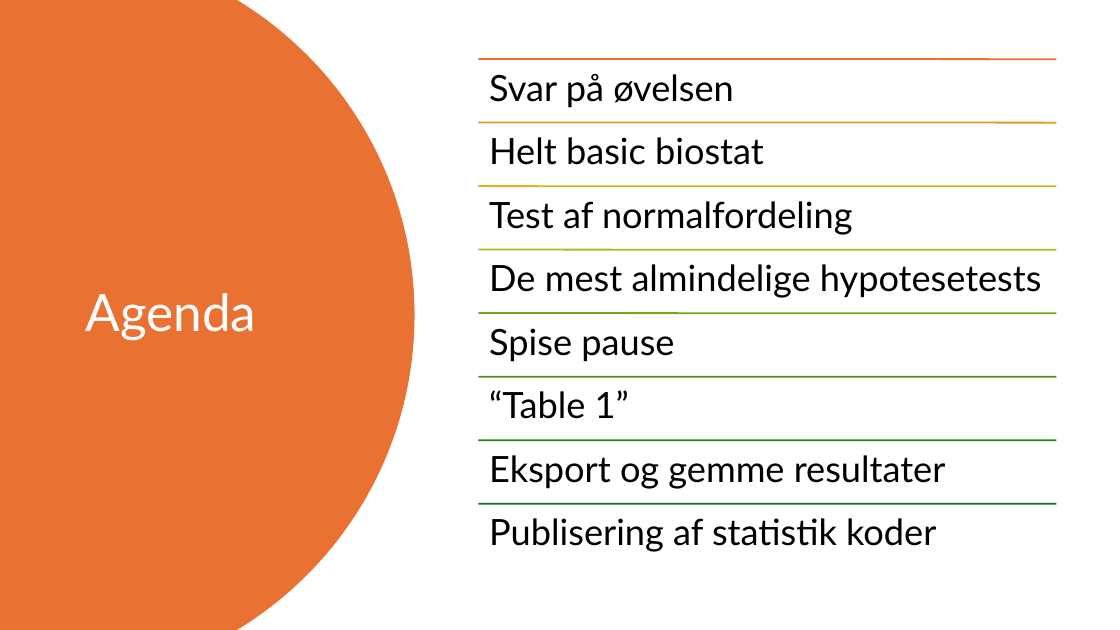
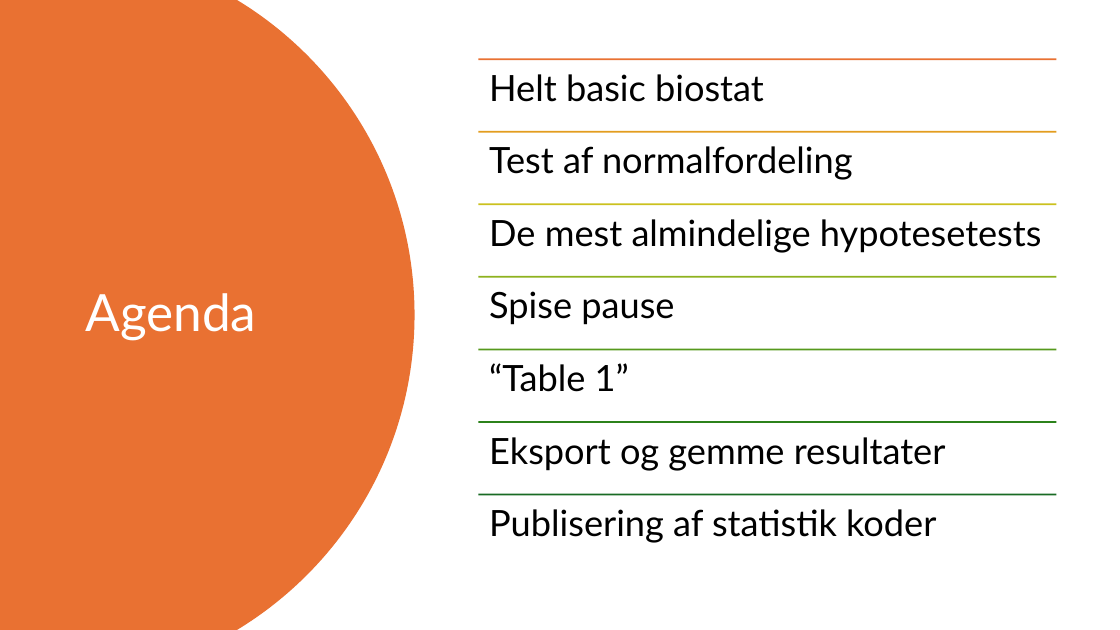
Before and after one commit to philsperling/basicR, a slide deck: slide 3 of Basic R - day 2.pptx (slide 2 before the commit). Drawn at 1120x630 pixels with LibreOffice and Linux fonts; fonts in the diff are those of the drawing. Boxes give left, top, right and bottom in pixels: in the first picture for what was removed or moved away, otherwise in the second. Text is boxed around its words. In the diff, an @@ line names an element or a change of style, - is before the commit and + after.

Commit message:
updated day 2 lecture

```diff
--- a/Basic R - day 2.pptx
+++ b/Basic R - day 2.pptx
@@ text "Helt basic biostat" moved from (x1=489, y1=137, x2=764, y2=165) to (x1=489, y1=74, x2=764, y2=102) @@
@@ text removed at (x1=489, y1=74, x2=734, y2=107) @@
-Svar på øvelsen
@@ text "Test af normalfordeling" moved from (x1=489, y1=201, x2=853, y2=234) to (x1=489, y1=146, x2=853, y2=180) @@
@@ line moved from (479, 123) - (1057, 123) to (479, 132) - (1057, 132) @@
@@ line (479, 132) - (1057, 132): stroke #E49622 1.5 pt to #E39D1F 1.5 pt @@
@@ text "De mest almindelige hypotesetests" moved from (x1=489, y1=264, x2=1042, y2=298) to (x1=489, y1=219, x2=1042, y2=253) @@
@@ line moved from (479, 187) - (1057, 187) to (479, 204) - (1057, 204) @@
@@ line (479, 204) - (1057, 204): stroke #D2B81E 1.5 pt to #CBC11E 1.5 pt @@
@@ text "Spise pause" moved from (x1=489, y1=328, x2=674, y2=362) to (x1=489, y1=291, x2=674, y2=325) @@
@@ line moved from (479, 250) - (1057, 250) to (479, 277) - (1057, 277) @@
@@ line (479, 277) - (1057, 277): stroke #ABBC1E 1.5 pt to #8EB21E 1.5 pt @@
@@ line removed from (479, 313) to (1057, 313) @@
@@ text "“Table 1”" moved from (x1=489, y1=390, x2=629, y2=419) to (x1=489, y1=363, x2=629, y2=392) @@
@@ line moved from (479, 376) - (1057, 376) to (479, 350) - (1057, 350) @@
@@ line (479, 350) - (1057, 350): stroke #49931D 1.5 pt to #56991D 1.5 pt @@
@@ text "Eksport og gemme resultater" moved from (x1=489, y1=455, x2=946, y2=489) to (x1=489, y1=437, x2=946, y2=470) @@
@@ line moved from (479, 440) - (1057, 440) to (479, 422) - (1057, 422) @@
@@ line (479, 422) - (1057, 422): stroke #277F1B 1.5 pt to #2C821B 1.5 pt @@
@@ text "Publisering af statistik koder" moved from (x1=489, y1=518, x2=936, y2=552) to (x1=489, y1=509, x2=936, y2=543) @@
@@ line moved from (479, 504) - (1057, 504) to (479, 495) - (1057, 495) @@
```
Also in this commit, not shown: 1 other slide changed, 4 slides added, 1 slide removed.
